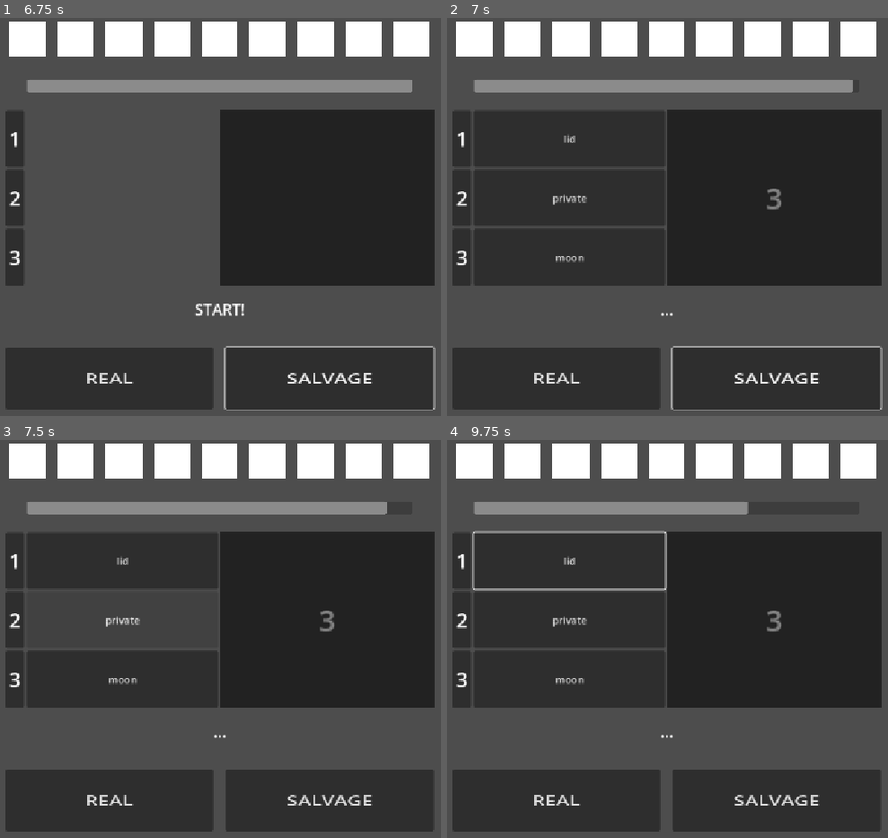
Above: before the commit, frames 1-4 (two rows, left to right).
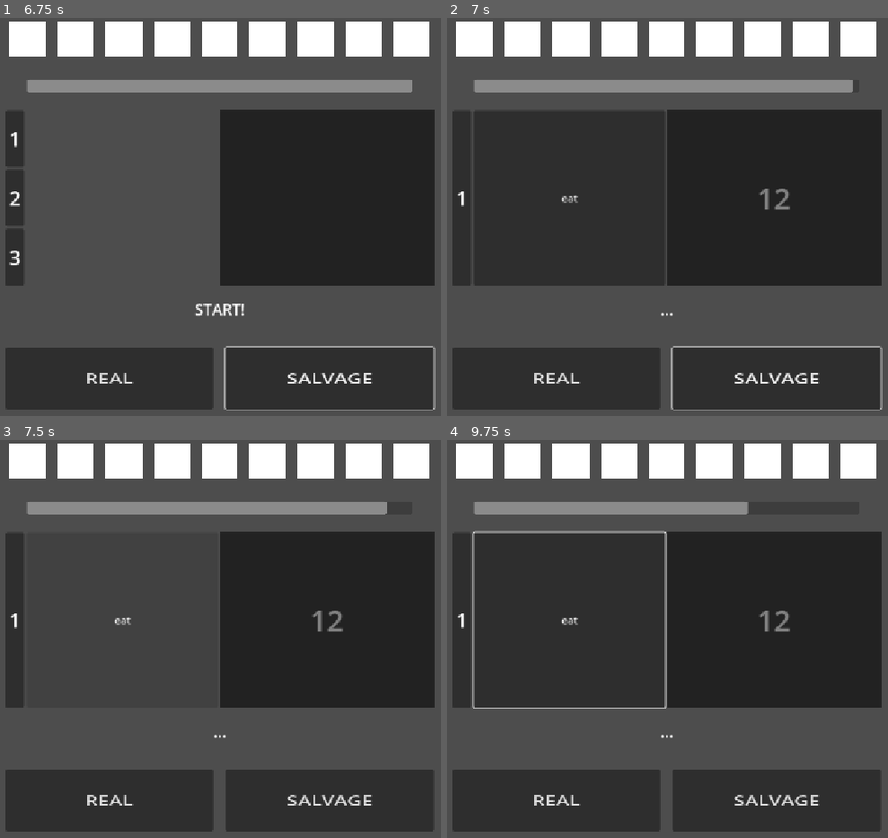
Above: after the commit, the same moments.

Repository: LeYohan-rgb/salvage_the_kanji
Game: Godot game, scene res://Scenes/initial_screen.tscn
The game is run twice, just before and just after one commit, with the same random seed, the same clock (stepped at 60 frames per second) and the same inputs.
Inputs (mouse positions are in pixels of both pictures, inside the frame that each line leads up to):
- Up to frame 1 (6.75 s): click "PLAY" at 0.5 s; click "PLAY" at 1.25 s; click "PLAY" at 2 s; click "SALVAGE THE KANJI" at 2.75 s; click "REAL" at 3.5 s; click "SALVAGE" at 4.25 s; tap Enter at 5, 6.5 s; move the mouse to (379, 201) at 5.02 s; hold Right 5.03-5.78 s; tap Alt at 5.1, 6.6 s; click (379, 201) at 5.17 s; tap Space at 5.75 s; move the mouse to (74, 240) at 5.77 s; hold Down 5.78-6.53 s; tap Shift at 5.85 s; move the mouse to (291, 129) at 6.52 s; hold Right from 6.53 s (still down)
- Up to frame 2 (7 s): keep holding Right
- Up to frame 3 (7.5 s): release Right at 7.25 s; click "private" (after the commit: "eat") at 7.25 s
- Up to frame 4 (9.75 s): click "moon" (after the commit: "eat") at 8 s; click "lid" (after the commit: "eat") at 8.75 s; move the mouse to (632, 722) at 9.52 s; hold Up from 9.53 s (still down); tap Shift at 9.6 s; click (632, 722) at 9.67 s

Frame 1 is identical in both runs. In frame 2, 0.8% of the frame differs, in the area x 1-78%, y 28-63%; in frame 3, 0.6%; in frame 4, 1.4%, in the area x 1-78%, y 28-68%.

Commit message:
285 kanji done

Diff:
--- a/Scripts/global.gd
+++ b/Scripts/global.gd
@@ -1172,7 +1172,7 @@
 	177: {
 		"name": "in front",
 		"structure": 2,
-		1: ["dot", "slash", "one"],
+		1: ["eight", "one"],
 		2: ["moon", "sword"],
 		"grade": 2
 	},
@@ -1242,7 +1242,7 @@
 		"structure": 3,
 		1: ["grass"],
 		2: ["man"],
-		3: ["ten", "slash", "dot"],
+		3: ["ten", "eight"],
 		"grade": 2
 	},
 	188: {
@@ -1288,7 +1288,7 @@
 	194: {
 		"name": "younger brother",
 		"structure": 2,
-		1: ["dot", "slash"],
+		1: ["eight"],
 		2: ["bow", "line", "slash"],
 		"grade": 2
 	},
@@ -1386,7 +1386,7 @@
 		"name": "south",
 		"structure": 7,
 		1: ["ten", "wide"],
-		2: ["dot", "slash", "pestle"],
+		2: ["eight", "pestle"],
 		"grade": 2
 	},
 	209: {
@@ -1742,28 +1742,20 @@
 		"grade": 3
 	},
 	261: {
-		"name": "world",
-		"structure": 3,
-		1: ["field"],
-		2: ["man"],
-		3: ["legs"],
-		"grade": 3
-	},
-	262: {
 		"name": "open",
 		"structure": 7,
 		1: ["gates"],
 		2: ["one", "two hands"],
 		"grade": 3
 	},
-	263: {
+	262: {
 		"name": "floor of a building",
 		"structure": 1,
 		1: ["mound"],
 		2: ["compare", "white"],
 		"grade": 3
 	},
-	264: {
+	263: {
 		"name": "cold",
 		"structure": 3,
 		1: ["roof"],
@@ -1771,39 +1763,161 @@
 		3: ["dot", "dot"],
 		"grade": 3
 	},
-	265: {
+	264: {
 		"name": "feeling",
 		"structure": 2,
 		1: ["cliff", "one", "mouth", "halberd"],
 		2: ["heart"],
 		"grade": 3
 	},
-	266: {
+	265: {
 		"name": "China",
 		"structure": 1,
 		1: ["water"],
 		2: ["grass", "mouth", "two", "person"],
 		"grade": 3
 	},
-	267: {
+	266: {
 		"name": "public building",
 		"structure": 1,
 		1: ["eat"],
 		2: ["roof", "mouth", "second", "one"],
 		"grade": 3
 	},
-	268: {
+	267: {
 		"name": "beach",
 		"structure": 2,
 		1: ["mountain"],
 		2: ["cliff", "pestle"],
 		"grade": 3
 	},
-	269: {
+	268: {
 		"name": "wake up",
 		"structure": 1,
 		1: ["run"],
 		2: ["oneself"],
 		"grade": 3
 	},
+	269: {
+		"name": "period of time",
+		"structure": 1,
+		1: ["sweet", "one", "eight"],
+		2: ["moon"],
+		"grade": 3
+	},
+	270: {
+		"name": "guest",
+		"structure": 3,
+		1: ["roof"],
+		2: ["go"],
+		3: ["mouth"],
+		"grade": 3
+	},
+	271: {
+		"name": "research",
+		"structure": 2,
+		1: ["cave"],
+		2: ["slash", "second"],
+		"grade": 3
+	},
+	272: {
+		"name": "hurry",
+		"structure": 3,
+		1: ["wrap"],
+		2: ["pig's head"],
+		3: ["heart"],
+		"grade": 3
+	},
+	273: {
+		"name": "rank",
+		"structure": 1,
+		1: ["thread"],
+		2: ["slash", "second", "slash", "dot"],
+		"grade": 3
+	},
+	274: {
+		"name": "Shinto shrine",
+		"structure": 2,
+		1: ["roof"],
+		2: ["mouth", "slash", "mouth"],
+		"grade": 3
+	},
+	275: {
+		"name": "sphere",
+		"structure": 1,
+		1: ["king"],
+		2: ["one", "water", "dot"],
+		"grade": 3
+	},
+	276: {
+		"name": "leave",
+		"structure": 2,
+		1: ["earth"],
+		2: ["private"],
+		"grade": 3
+	},
+	277: {
+		"name": "bridge",
+		"structure": 1,
+		1: ["tree"],
+		2: ["slash", "big", "mouth", "wide", "mouth"],
+		"grade": 3
+	},
+	278: {
+		"name": "business",
+		"structure": 2,
+		1: ["line", "line", "eight", "one"],
+		2: ["sheep", "man"],
+		"grade": 3,
+	},
+	279: {
+		"name": "musical composition",
+		"structure": 12,
+		1: ["sun", "line", "line"],
+		"grade": 3,
+	},
+	280: {
+		"name": "office",
+		"structure": 4,
+		1: ["corpse"],
+		2: ["wrap", "mouth"],
+		"grade": 3,
+	},
+	281: {
+		"name": "silver",
+		"structure": 1,
+		1: ["gold"],
+		2: ["stopping"],
+		"grade": 3,
+	},
+	282: {
+		"name": "ward",
+		"structure": 9,
+		1: ["box"],
+		2: ["slash", "dot"],
+		"grade": 3,
+	},
+	283: {
+		"name": "suffer",
+		"structure": 3,
+		1: ["grass"],
+		2: ["ten"],
+		3: ["mouth"],
+		"grade": 3,
+	},
+	284: {
+		"name": "tool",
+		"structure": 3,
+		1: ["eye"],
+		2: ["one"],
+		3: ["eight"],
+		"grade": 3,
+	},
+	285: {
+		"name": "you",
+		"structure": 2,
+		1: ["pig's head", "slash"],
+		2: ["mouth"],
+		"grade": 3,
+	},
 }
